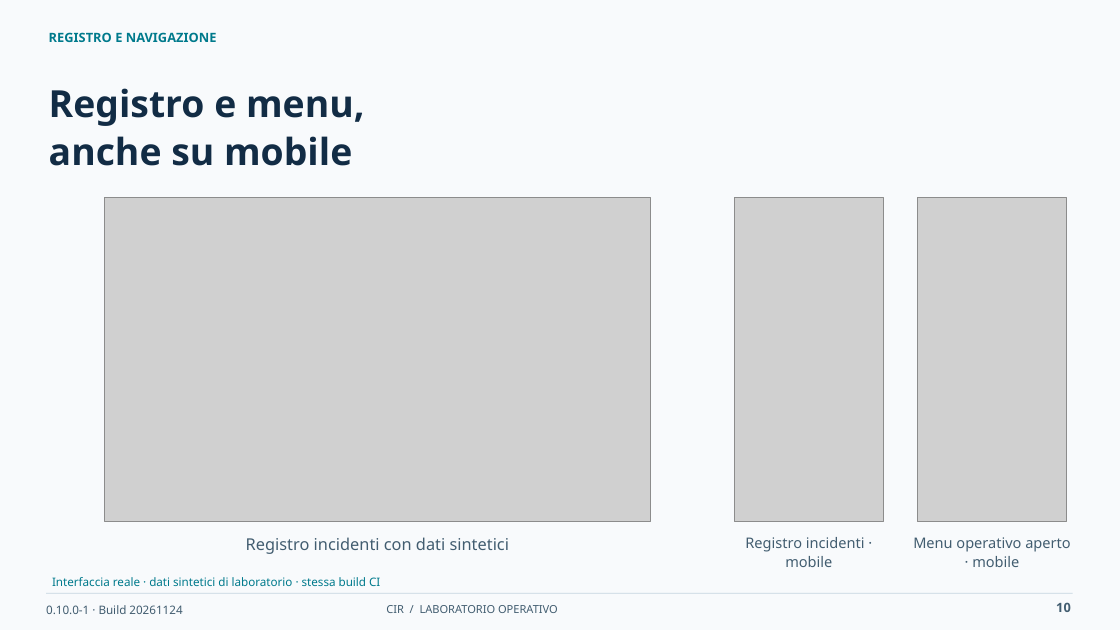
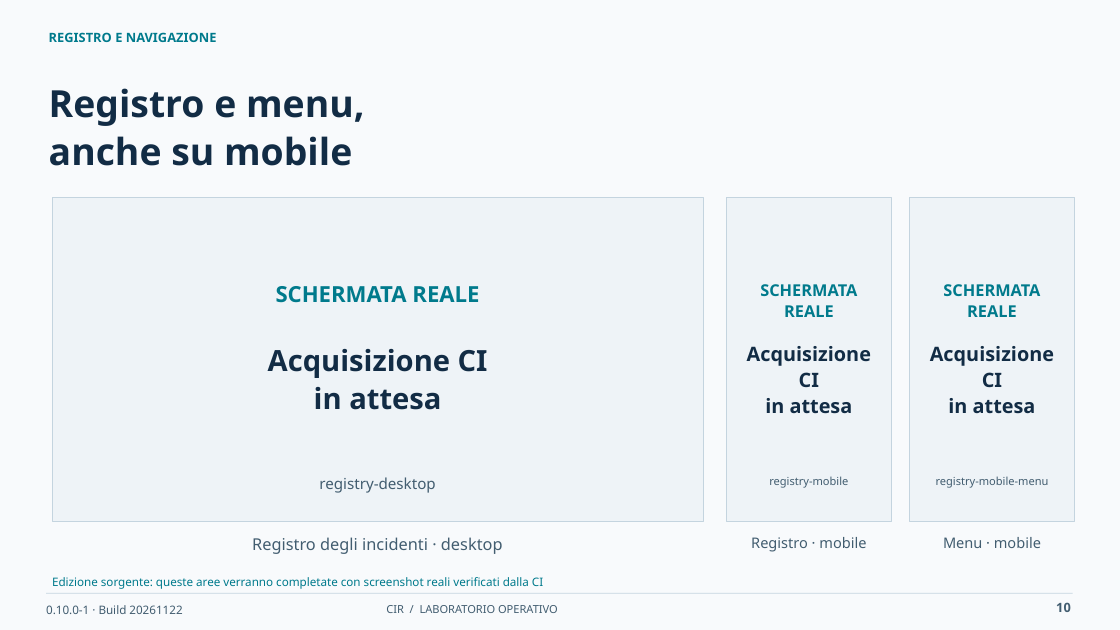
Before and after one commit to desalvo/cybersecurity-incident-registry, a slide deck: slide 10 of docs/presentation/CIR_Operational_Training_IT.pptx. Drawn at 1120x630 pixels with LibreOffice and Linux fonts; fonts in the diff are those of the drawing; grey boxes stand for pictures. Boxes give left, top, right and bottom in pixels: in the first picture for what was removed or moved away, otherwise in the second. Text is boxed around its words. In the diff, an @@ line names an element or a change of style, - is before the commit and + after.

```diff
--- a/docs/presentation/CIR_Operational_Training_IT.pptx
+++ b/docs/presentation/CIR_Operational_Training_IT.pptx
@@ rectangle added at bbox=[52, 197, 703, 522], fill #EEF3F7, outline #C4D4DF 0.6 pt @@
@@ picture removed at bbox=[104, 197, 650, 522] @@
@@ rectangle added at bbox=[727, 197, 891, 522], fill #EEF3F7, outline #C4D4DF 0.6 pt @@
@@ picture removed at bbox=[734, 197, 884, 522] @@
@@ rectangle added at bbox=[910, 197, 1075, 522], fill #EEF3F7, outline #C4D4DF 0.6 pt @@
@@ picture removed at bbox=[918, 197, 1067, 522] @@
@@ text added at bbox=[276, 286, 479, 303], 19 pt, text #007A8C, bold @@
+SCHERMATA REALE
@@ text at bbox=[760, 284, 857, 317]: text changed; size 10 to 14 pt; bold on @@
-Interfaccia reale · dati sintetici di laboratorio · stessa build CI
+SCHERMATA REALE
@@ text added at bbox=[943, 284, 1040, 317], 14 pt, text #007A8C, bold @@
+SCHERMATA REALE
@@ text added at bbox=[268, 349, 488, 410], 25 pt, text #122C45, bold @@
+Acquisizione CI
+in attesa
@@ text added at bbox=[747, 346, 871, 414], 17 pt, text #122C45, bold @@
+Acquisizione CI
+in attesa
@@ text added at bbox=[930, 346, 1054, 414], 17 pt, text #122C45, bold @@
+Acquisizione CI
+in attesa
@@ text added at bbox=[319, 477, 435, 493], 13 pt, text #425D70 @@
+registry-desktop
@@ text added at bbox=[769, 476, 848, 488], 9.5 pt, text #425D70 @@
+registry-mobile
@@ text added at bbox=[936, 476, 1049, 488], 9.5 pt, text #425D70 @@
+registry-mobile-menu
@@ text at bbox=[252, 537, 503, 554]: text changed @@
-Registro incidenti con dati sintetici
+Registro degli incidenti · desktop
@@ text at bbox=[751, 537, 866, 552]: text changed @@
-Registro incidenti · mobile
+Registro · mobile
@@ text at bbox=[943, 537, 1041, 548]: text changed @@
-Menu operativo aperto · mobile
+Menu · mobile
@@ text added at bbox=[52, 577, 543, 589], 10 pt, text #007A8C @@
+Edizione sorgente: queste aree verranno completate con screenshot reali verificati dalla CI
@@ text at bbox=[46, 605, 182, 614]: text changed @@
-0.10.0-1 · Build 20261124
+0.10.0-1 · Build 20261122
```
Also in this commit, not shown: 33 other slides changed, 41 other files.
